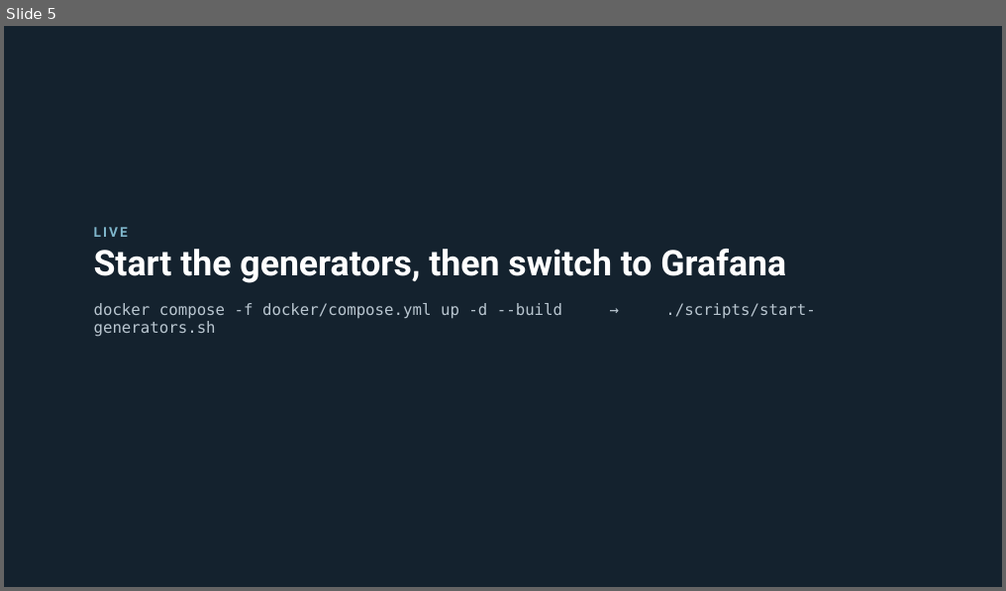
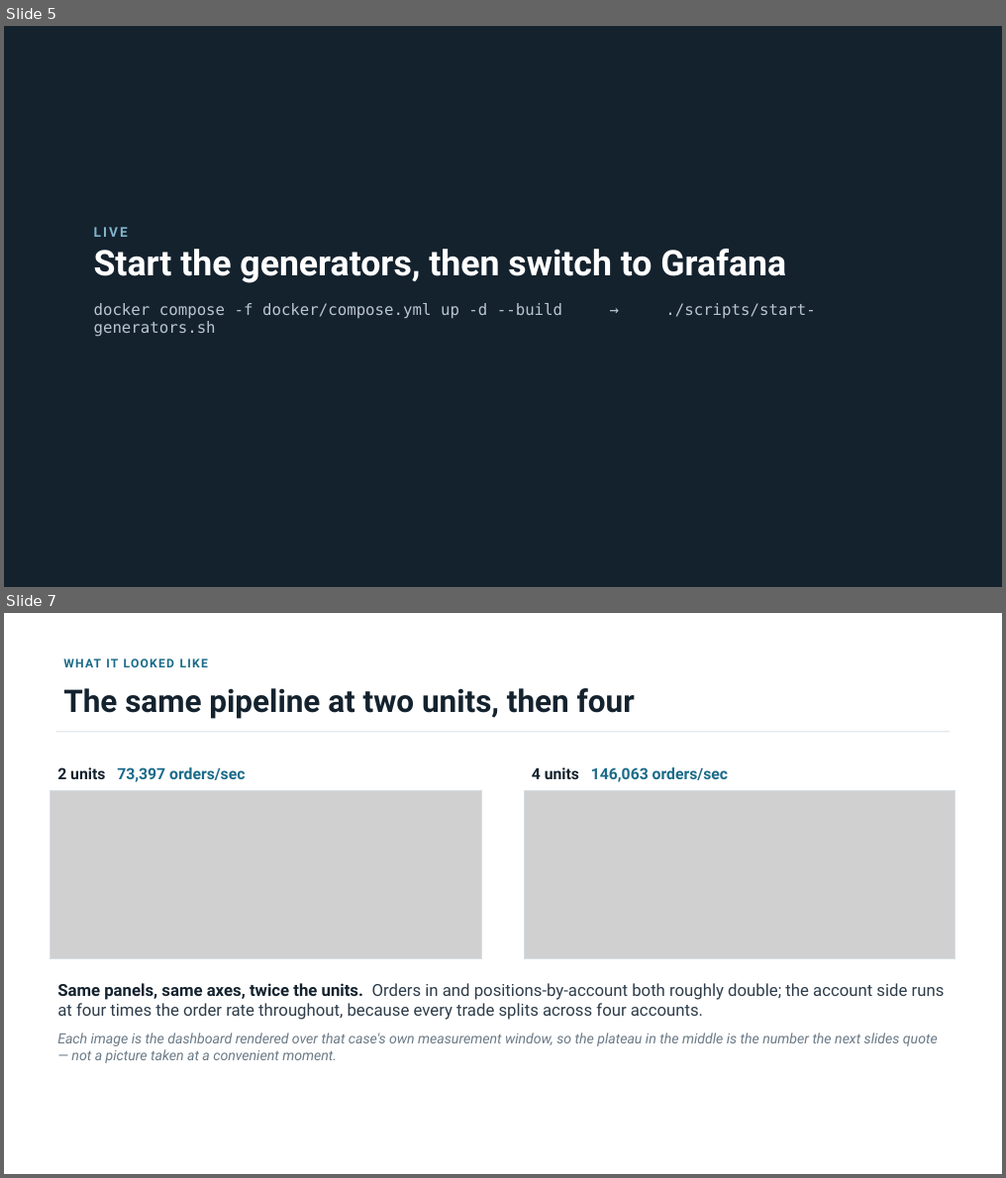
Before and after one commit to jimzucker/flink-training, a slide deck: docs/deck/final-demo-handout.pptx. Shown one above the other, each under a label of ours: slide 5 before the commit, slides 5 and 7 after it; the slides between them are not shown. The pictures are 1006x591 and 1006x1178 pixels, drawn with LibreOffice and Linux fonts; fonts in the diff are those of the drawing; grey boxes stand for pictures. Boxes give left, top, right and bottom in pixels: in the first picture for what was removed or moved away, otherwise in the second. Text is boxed around its words. In the diff, an @@ line names an element or a change of style, - is before the commit and + after.

```diff
--- a/docs/deck/final-demo-handout.pptx
+++ b/docs/deck/final-demo-handout.pptx
@@ slide 7 added at <box>4,613,1002,1174</box>, background #FFFFFF @@
@@ text added at <box>106,659,118,667</box>, 11.5 pt, text #1B6B8A, bold @@
+WHAT IT LOOKED LIKE
@@ text added at <box>63,688,635,719</box>, 30 pt, text #14222E, bold @@
+The same pipeline at two units, then four
@@ rectangle added at <box>56,731,949,732</box>, fill #D8DFE4 @@
@@ picture added at <box>51,790,481,959</box> @@
@@ rectangle added at <box>51,790,481,959</box>, outline #D8DFE4 1 pt @@
@@ text added at <box>57,767,245,782</box>, 15 pt, text #1B6B8A, bold @@
+2 units 73,397 orders/sec
@@ picture added at <box>525,790,955,959</box> @@
@@ rectangle added at <box>525,790,955,959</box>, outline #D8DFE4 1 pt @@
@@ text added at <box>532,767,728,782</box>, 15 pt, text #1B6B8A, bold @@
+4 units 146,063 orders/sec
@@ text added at <box>57,983,944,1063</box>, 16 pt, text #6B7A87 @@
+Same panels, same axes, twice the units. Orders in and positions-by-account both roughly double; the account side runs at four times the order rate throughout, because every trade splits across four accounts.
+Each image is the dashboard rendered over that case's own measurement window, so the plateau in the middle is the number the next slides quote — not a picture taken at a convenient moment.
```
Also in this commit, not shown: 3 slides changed, 1 other slide added, 14 other files.
